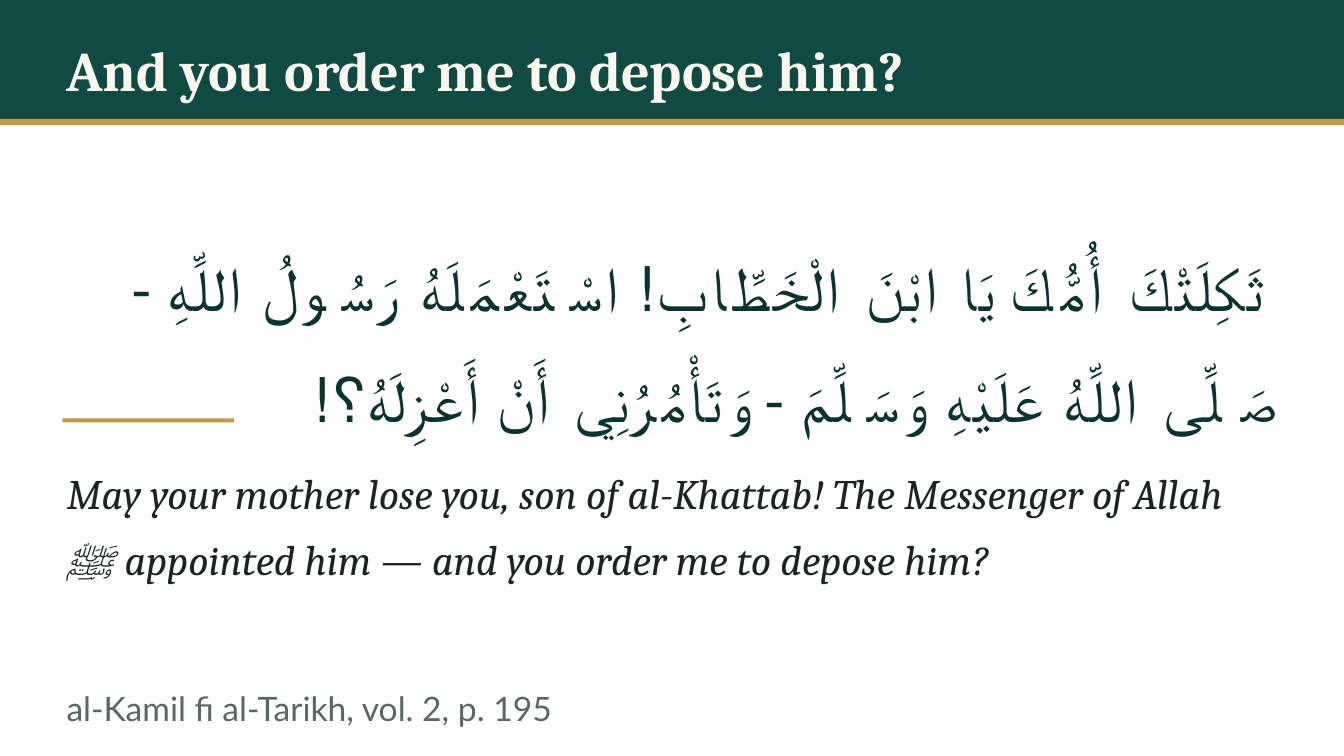
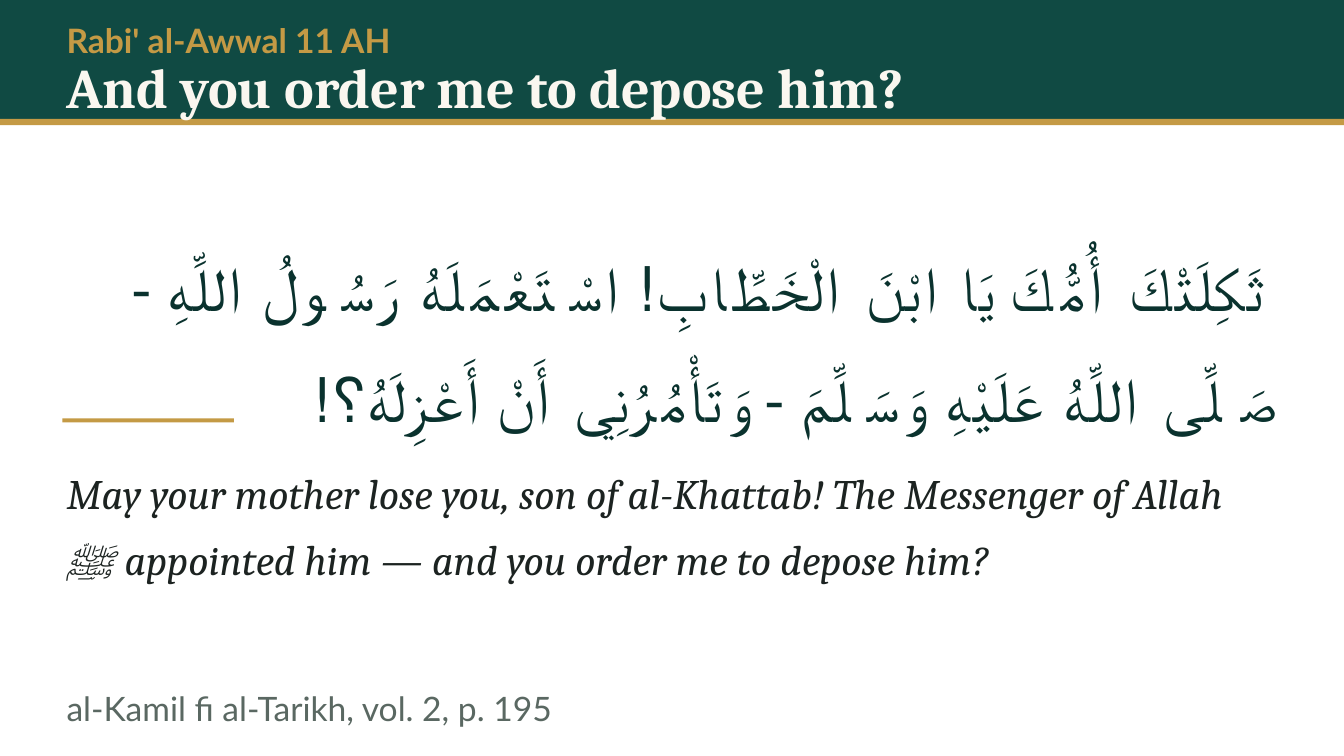
Before and after one commit to daniyalyasin93/2026SeptemberIslamicHistoryClass, a slide deck: slide 11 of L02_baarah_saal/L02.pptx (slide 9 before the commit). Drawn at 1344x756 pixels with LibreOffice and Linux fonts; fonts in the diff are those of the drawing. Boxes give left, top, right and bottom in pixels: in the first picture for what was removed or moved away, otherwise in the second. Text is boxed around its words. In the diff, an @@ line names an element or a change of style, - is before the commit and + after.

```diff
--- a/L02_baarah_saal/L02.pptx
+++ b/L02_baarah_saal/L02.pptx
@@ text added at (67,28,390,54), 24 pt, text #C49A45, bold @@
+Rabi' al-Awwal 11 AH
@@ text "And you order me to ...": place and size @@
-text "And you order me to ..." at (67,52,904,103)
+text "And you order me to ..." at (67,69,904,121)
```
Also in this commit, not shown: 44 other slides changed, 37 slides added, 17 other files.
